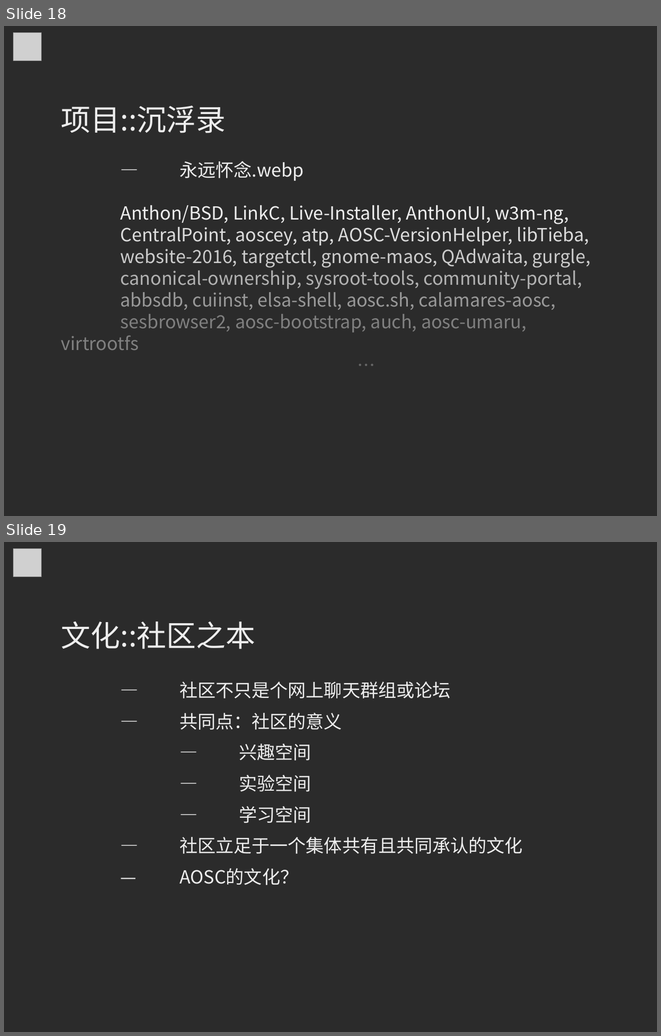
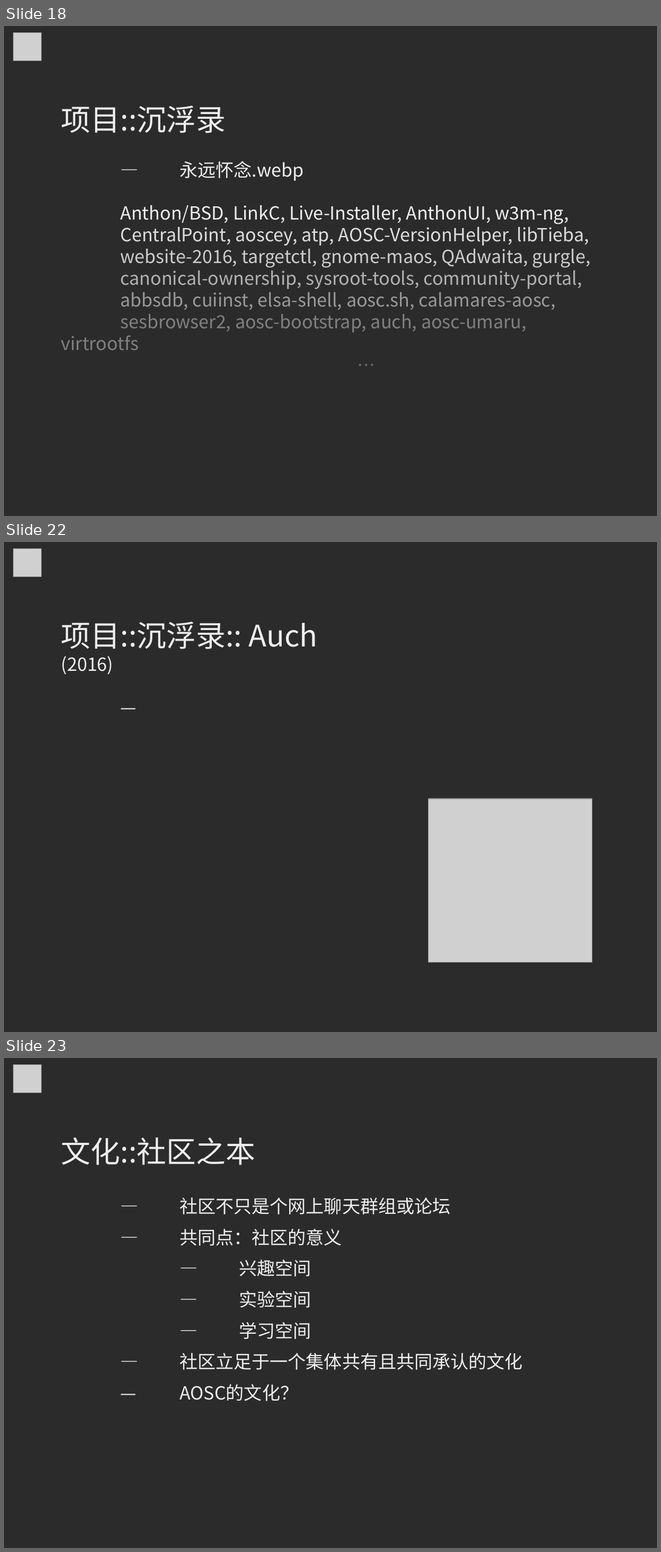
Before and after one commit to MingcongBai/soscon-2018-talk, a slide deck: slide.odp. Shown one above the other, each under a label of ours: slides 18 and 19 before the commit, slides 18, 22 and 23 after it; the slides between them are not shown. The pictures are 661x1036 and 661x1552 pixels, drawn with LibreOffice and Linux fonts; fonts in the diff are those of the drawing; grey boxes stand for pictures; background and template pictures are left out; a plain dark background stands for a picture behind light text. Boxes give left, top, right and bottom in pixels: in the first picture for what was removed or moved away, otherwise in the second. Text is boxed around its words. In the diff, an @@ line names an element or a change of style, - is before the commit and + after.

```diff
--- a/slide.odp
+++ b/slide.odp
@@ slide 22 added at (x1=4, y1=542, x2=657, y2=1032), background picture (left out) @@
@@ picture added at (x1=14, y1=548, x2=41, y2=576) @@
@@ text added at (x1=61, y1=622, x2=318, y2=674), 36 pt, text #EEEEEE @@
+项目::沉浮录:: Auch
+(2016)
+—
@@ picture added at (x1=429, y1=799, x2=592, y2=962) @@
@@ what was slide 19 is now slide 23 @@
```
Also in this commit, not shown: 1 slide changed, 3 other slides added.
